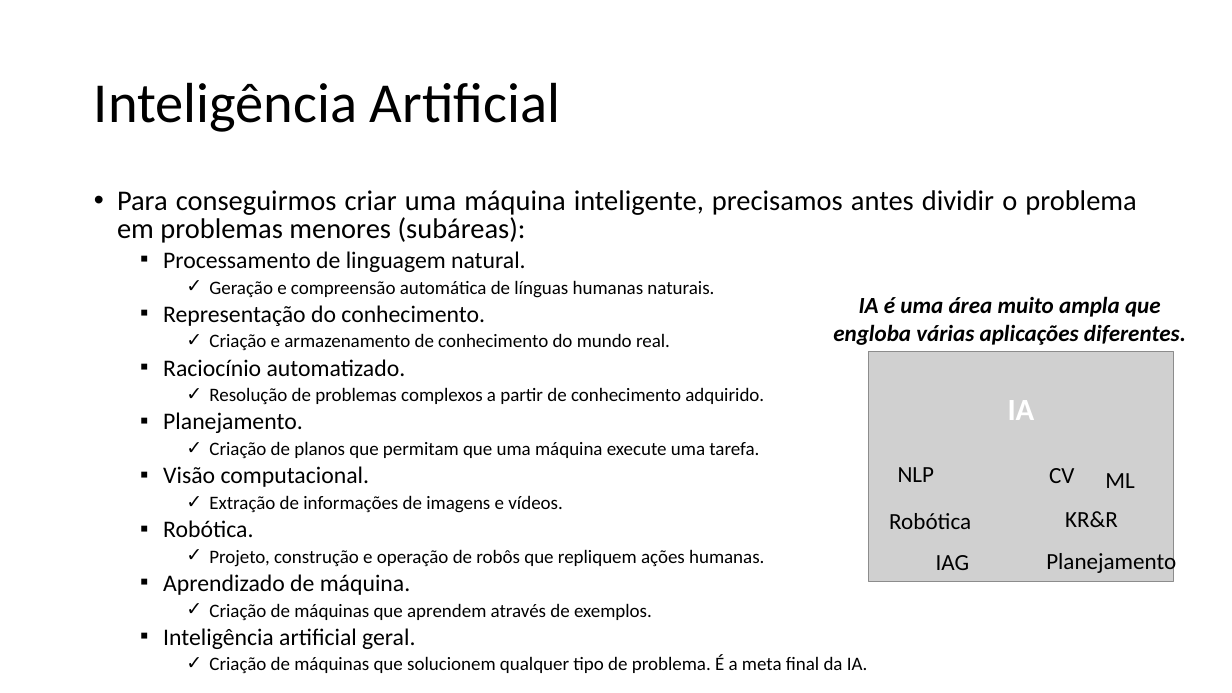
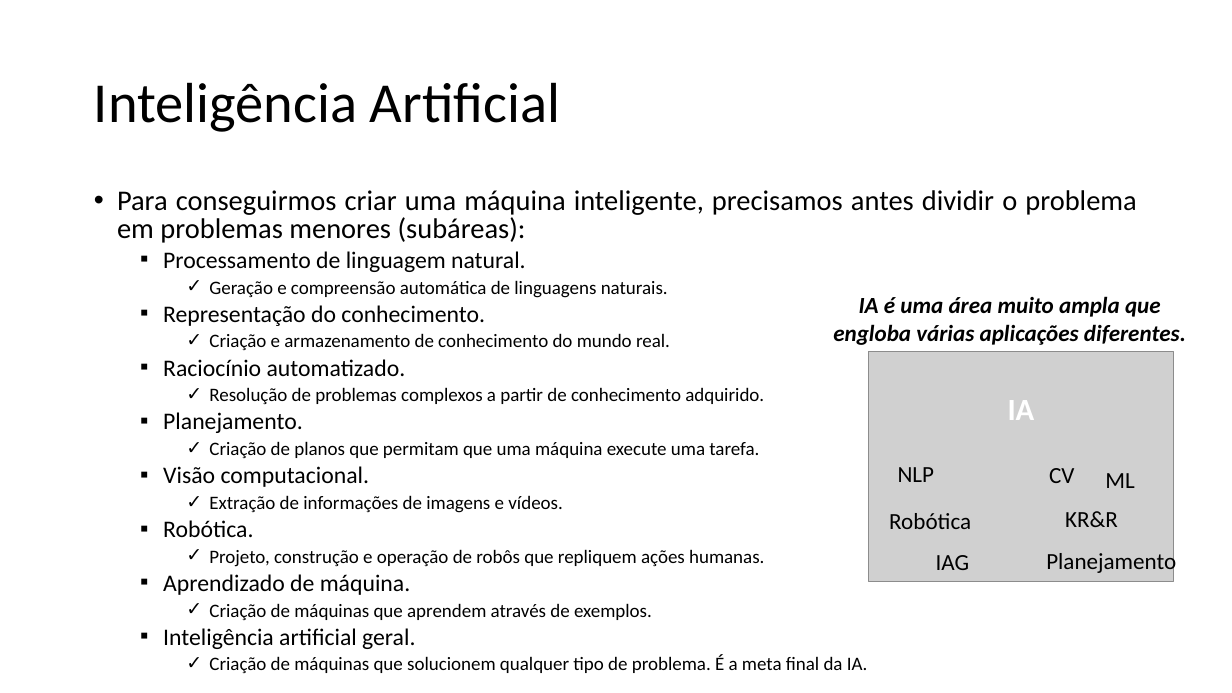
Before and after one commit to zz4fap/t319_aprendizado_de_maquina, a slide deck: slide 8 of slides/T319_Introdução.pptx. Drawn at 1232x693 pixels with LibreOffice and Linux fonts; fonts in the diff are those of the drawing; grey boxes stand for pictures. Boxes give left, top, right and bottom in pixels: in the first picture for what was removed or moved away, otherwise in the second. Text is boxed around its words. In the diff, an @@ line names an element or a change of style, - is before the commit and + after.

```diff
--- a/slides/T319_Introdução.pptx
+++ b/slides/T319_Introdução.pptx
@@ text at box(209, 280, 668, 298): text changed @@
-    ✓ Geração e compreensão automática de línguas humanas naturais.
+    ✓ Geração e compreensão automática de linguagens naturais.
```
Also in this commit, not shown: 3 other slides changed, 2 other files.
